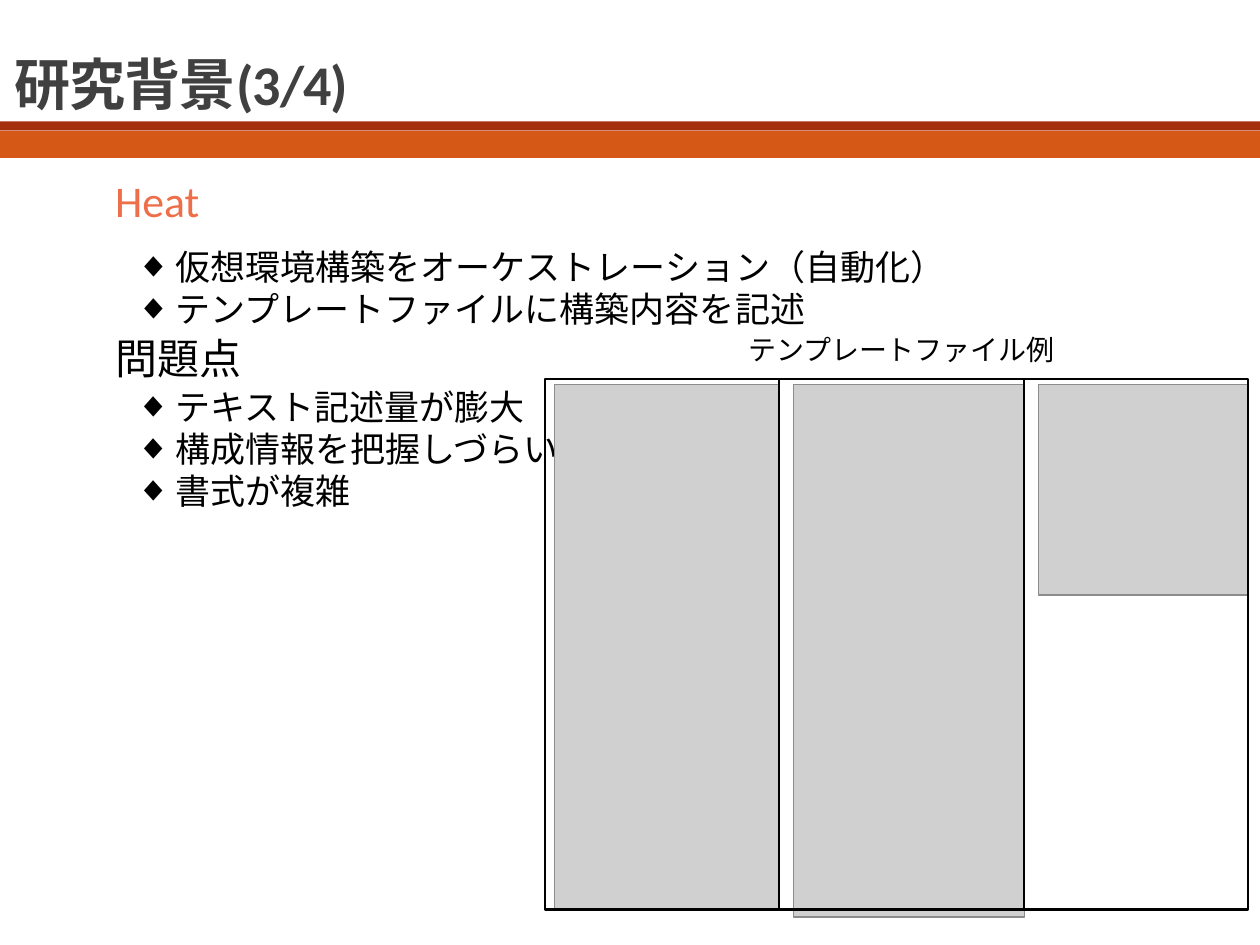
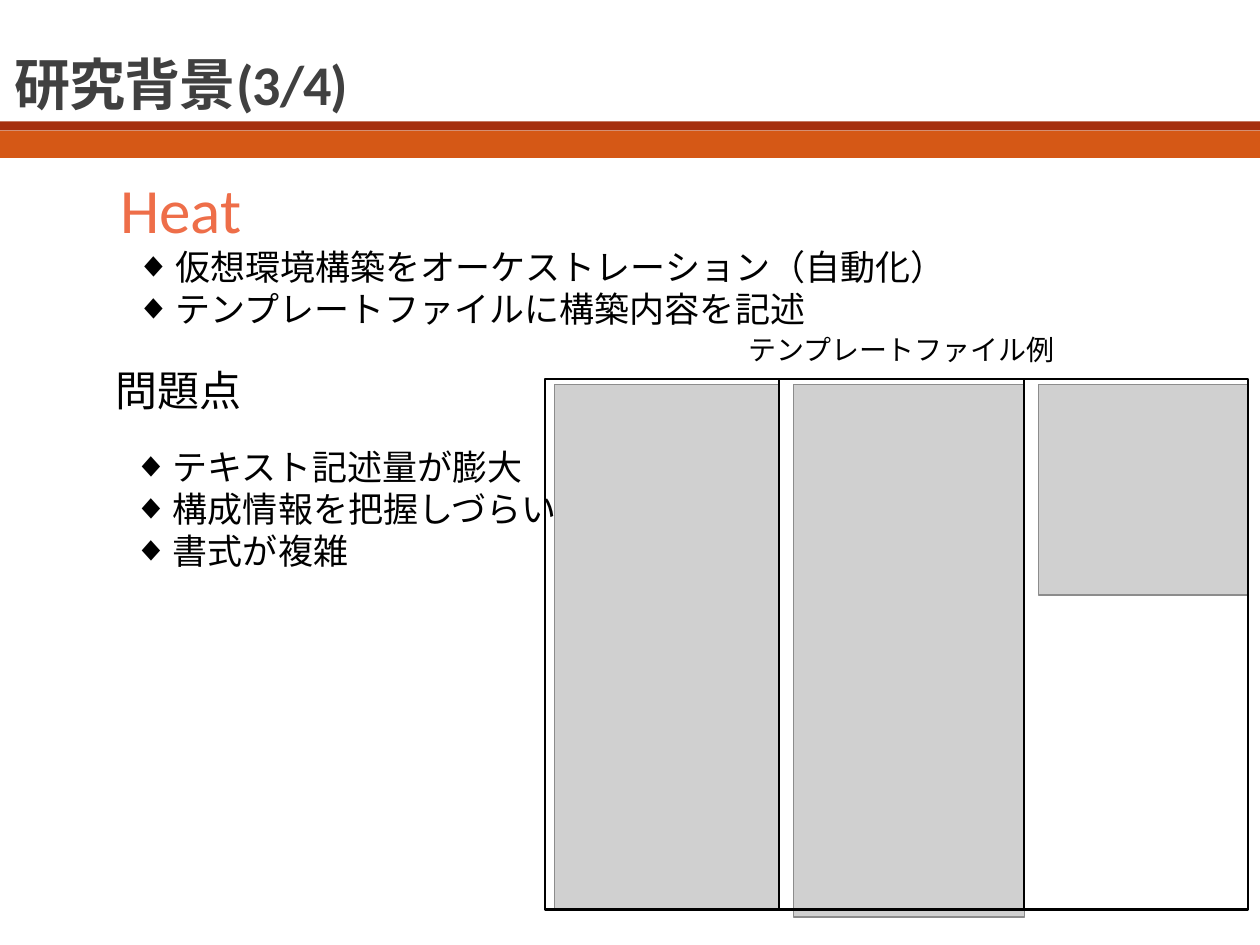
Before and after one commit to bokuhide/GUIToolCreate, a slide deck: slide 4 of 卒業論文本体/発表用スライド_川口.pptx. Drawn at 1260x945 pixels with LibreOffice and Linux fonts; fonts in the diff are those of the drawing; grey boxes stand for pictures. Boxes give left, top, right and bottom in pixels: in the first picture for what was removed or moved away, otherwise in the second. Text is boxed around its words. In the diff, an @@ line names an element or a change of style, - is before the commit and + after.

```diff
--- a/卒業論文本体/発表用スライド_川口.pptx
+++ b/卒業論文本体/発表用スライド_川口.pptx
@@ text "Heat" at (120, 192, 241, 234): size 25 to 36 pt @@
@@ text "問題点": place and size @@
-text "問題点" at (115, 338, 241, 378)
+text "問題点" at (115, 370, 241, 410)
@@ text "テキスト記述量が膨大": place and size @@
-text "テキスト記述量が膨大" at (175, 390, 559, 507)
+text "テキスト記述量が膨大" at (173, 450, 557, 567)
```
Also in this commit, not shown: 10 other slides changed, 2 slides added, 1 slide removed, 5 other files.
